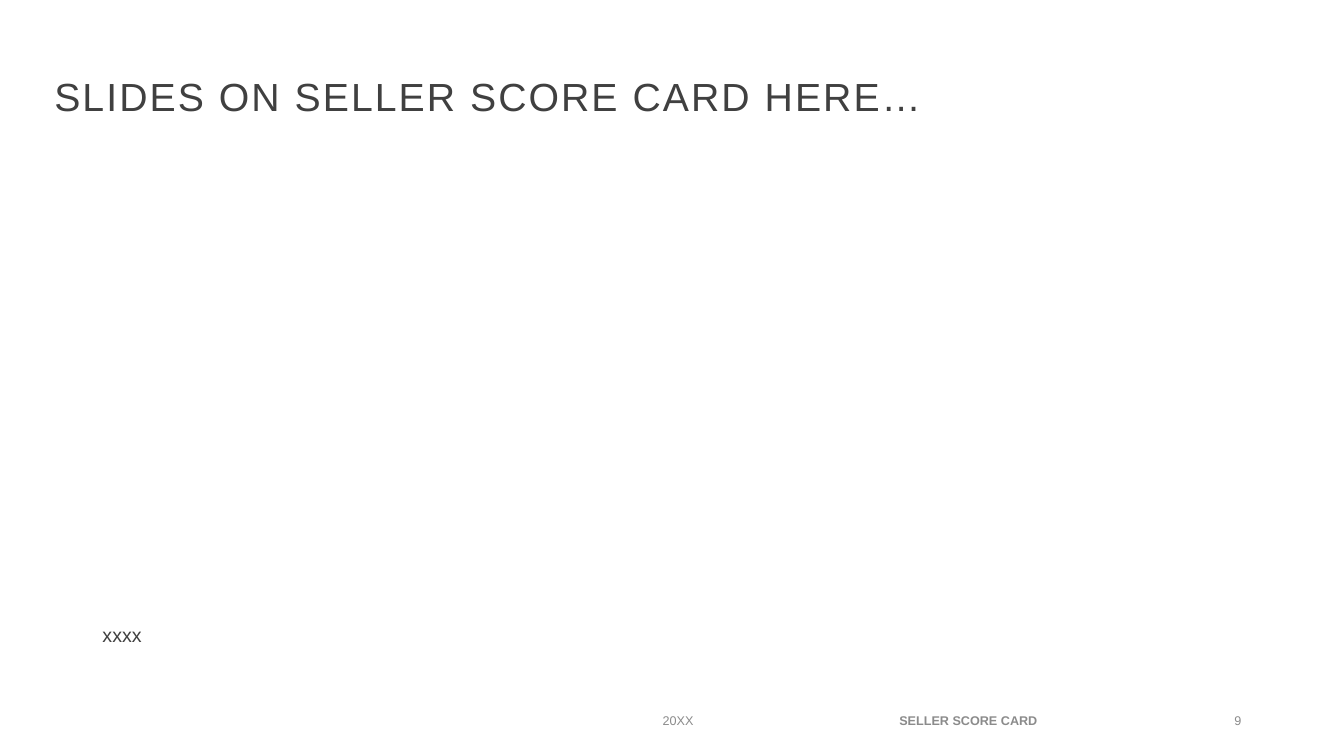
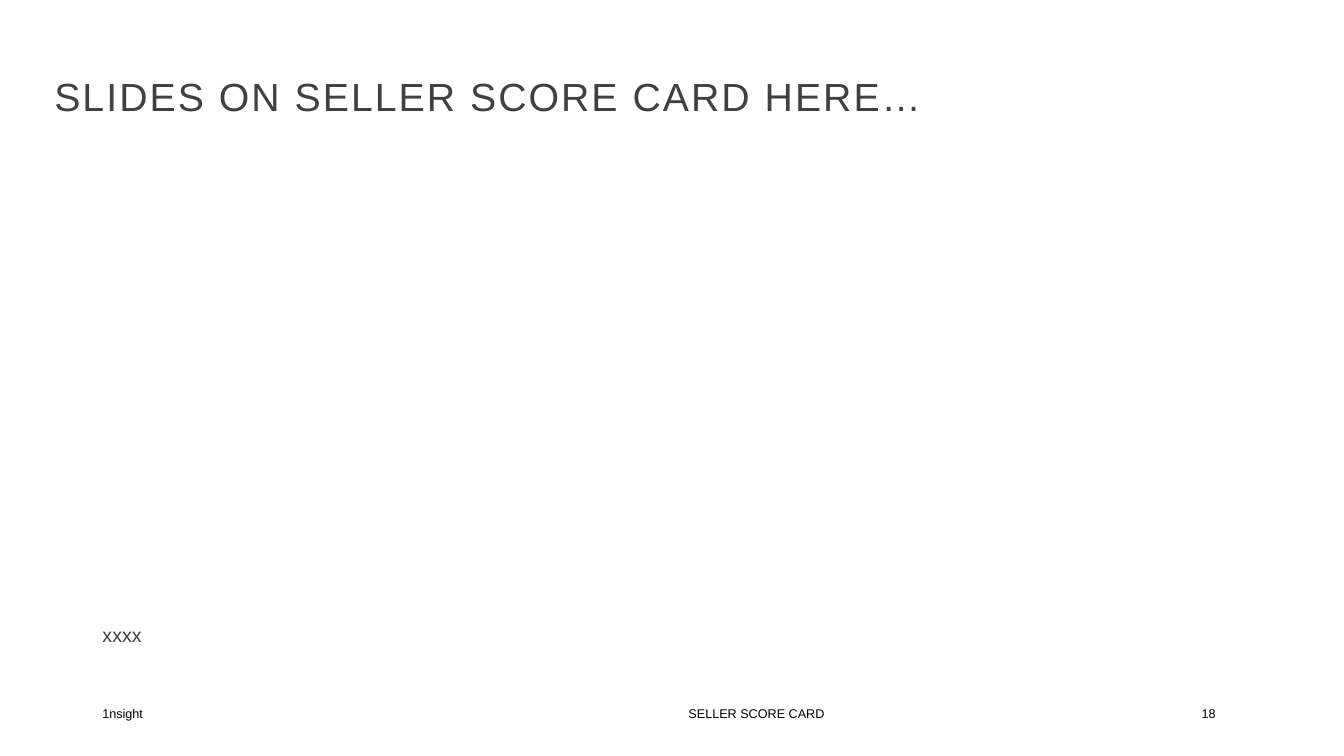
Before and after one commit to chrischoo/M2Project, a slide deck: slide 18 of presentation/1nsight Presentation - olist.pptx (slide 9 before the commit). Drawn at 1344x756 pixels with LibreOffice and Linux fonts; fonts in the diff are those of the drawing; background and template pictures are left out. Boxes give left, top, right and bottom in pixels: in the first picture for what was removed or moved away, otherwise in the second. Text is boxed around its words. In the diff, an @@ line names an element or a change of style, - is before the commit and + after.

```diff
--- a/presentation/1nsight Presentation - olist.pptx
+++ b/presentation/1nsight Presentation - olist.pptx
@@ text added at (102, 709, 143, 721), 9 pt, text #000000 @@
+1nsight
@@ text removed at (663, 716, 694, 725) @@
-20XX
@@ text "SELLER SCORE CARD": place and size @@
-text "SELLER SCORE CARD" at (899, 716, 1037, 725)
+text "SELLER SCORE CARD" at (688, 709, 825, 718)
@@ text "SELLER SCORE CARD" at (688, 709, 825, 718): text colour #8C8C8C to #000000, bold off; alignment centre to left; vertical alignment middle to top @@
@@ page number added at (1202, 709, 1216, 718), 9 pt, text #000000 @@
+18
@@ page number removed at (1234, 716, 1241, 725) @@
-9
```
Also in this commit, not shown: 8 other slides changed, 11 slides added, 1 slide removed, 1 other file.
